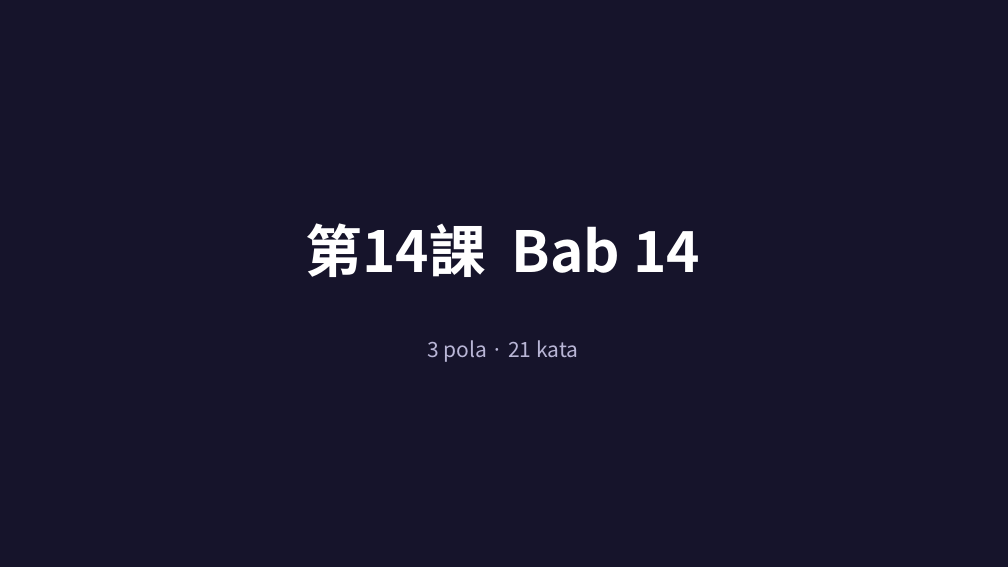
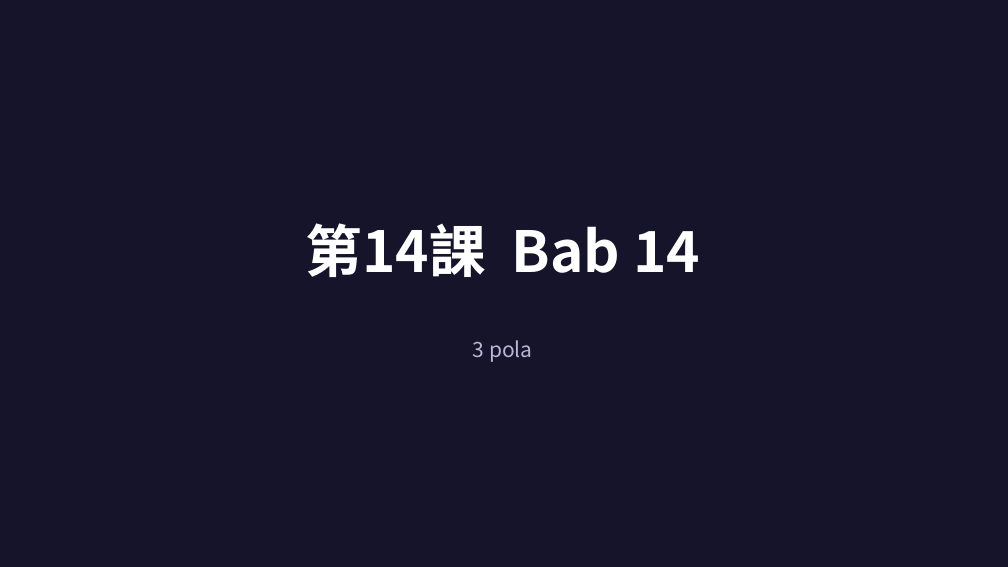
Before and after one commit to randitsmuhamad50-web/shirose-nihongo, a slide deck: slide 93 of data/jft/slide/ir2.pptx (slide 140 before the commit). Drawn at 1008x567 pixels with LibreOffice and Linux fonts; fonts in the diff are those of the drawing. Boxes give left, top, right and bottom in pixels: in the first picture for what was removed or moved away, otherwise in the second. Text is boxed around its words. In the diff, an @@ line names an element or a change of style, - is before the commit and + after.

```diff
--- a/data/jft/slide/ir2.pptx
+++ b/data/jft/slide/ir2.pptx
@@ text at bbox=[473, 340, 533, 362]: text changed @@
-3 pola · 21 kata
+3 pola
```
Also in this commit, not shown: 18 other slides changed, 61 slides removed, 5 other files.
